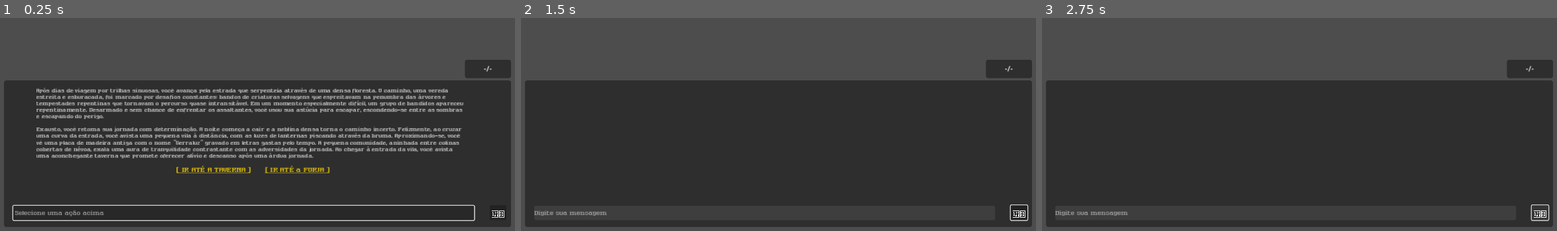
Above: before the commit, frames 1-3 (left to right).
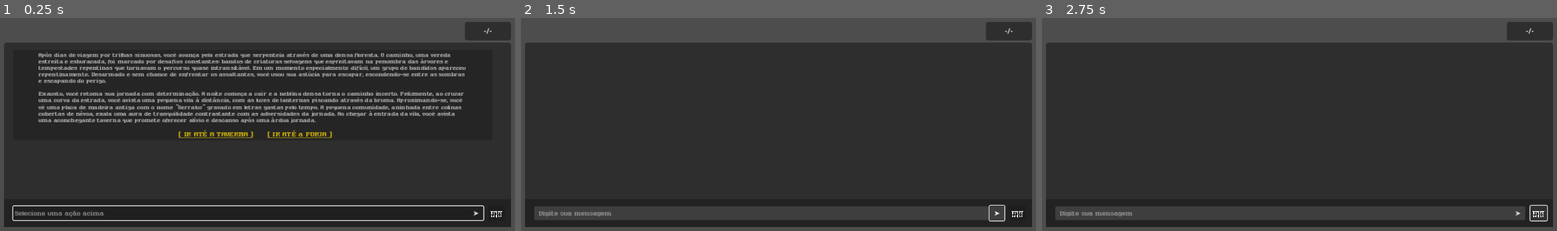
Above: after the commit, the same moments.

Repository: kelbg/serraluz
Game: Godot game, scene res://main.tscn
The game is run twice, just before and just after one commit, with the same random seed, the same clock (stepped at 60 frames per second) and the same inputs. The engine's default icon, where the game draws it, is replaced by a stand-in: a white triangle on a blue panel in a dark square. Sound files missing from this copy of the repository are replaced by a short silence.
Inputs (mouse positions are in pixels of both pictures, inside the frame that each line leads up to):
- Up to frame 1 (0.25 s): no input
- Up to frame 2 (1.5 s): click "🗑️" at 0.5 s; click (994, 213) at 1.25 s, where only the run after the commit has a clickable "➤"
- Up to frame 3 (2.75 s): click "🗑️" at 2 s

The runs differ from the first frame. In frame 1, 31% of the frame differs, in the area x 0-100%, y 1-99%; in frame 2, 18%; in frame 3, 18%.
Error in both runs: Trying to return value of type "Nil" from a function whose return type is "String". (res://scripts/GameController.gd:66)

Commit message:
improve chat style

Diff:
--- a/components/message_container.tscn
+++ b/components/message_container.tscn
@@ -1,43 +1,52 @@
-[gd_scene load_steps=4 format=3 uid="uid://q7mlu3p62o65"]
+[gd_scene load_steps=5 format=3 uid="uid://q7mlu3p62o65"]
 
 [ext_resource type="FontFile" uid="uid://s3y7ifk6uwkf" path="res://fonts/HopeGold.ttf" id="1_k20n3"]
 [ext_resource type="Texture2D" uid="uid://deb2u11k1fxqi" path="res://icon.svg" id="1_njv0p"]
 [ext_resource type="FontFile" uid="uid://gc62kgbwdw2" path="res://fonts/RulerGold.ttf" id="3_x1ysg"]
 
-[node name="MessageContainer" type="HBoxContainer"]
+[sub_resource type="StyleBoxFlat" id="StyleBoxFlat_52qjh"]
+content_margin_left = 15.0
+content_margin_top = 5.0
+content_margin_right = 5.0
+content_margin_bottom = 5.0
+bg_color = Color(0.144063, 0.144063, 0.144063, 1)
+corner_radius_top_left = 5
+corner_radius_top_right = 5
+corner_radius_bottom_right = 5
+corner_radius_bottom_left = 5
+
+[node name="MessageContainer" type="PanelContainer"]
 custom_minimum_size = Vector2(1040, 0)
+theme_override_styles/panel = SubResource("StyleBoxFlat_52qjh")
 
-[node name="CharacterInfoContainer" type="VBoxContainer" parent="."]
-custom_minimum_size = Vector2(80, 0)
+[node name="VBoxContainer" type="VBoxContainer" parent="."]
 layout_mode = 2
+theme_override_constants/separation = 5
 
-[node name="CharacterName" type="Label" parent="CharacterInfoContainer"]
+[node name="CharacterName" type="Label" parent="VBoxContainer"]
 layout_mode = 2
 size_flags_vertical = 3
 focus_mode = 2
+theme_override_colors/font_color = Color(0.425927, 0.527369, 0.774617, 0.752941)
 theme_override_fonts/font = ExtResource("1_k20n3")
 theme_override_font_sizes/font_size = 16
 text = "[CHARACTER]"
-horizontal_alignment = 1
 vertical_alignment = 1
-autowrap_mode = 3
 
-[node name="CharacterIconContainer" type="CenterContainer" parent="CharacterInfoContainer"]
+[node name="HBoxContainer" type="HBoxContainer" parent="VBoxContainer"]
 layout_mode = 2
+size_flags_horizontal = 0
+theme_override_constants/separation = 15
 
-[node name="CharacterIcon" type="TextureRect" parent="CharacterInfoContainer/CharacterIconContainer"]
+[node name="CharacterIcon" type="TextureRect" parent="VBoxContainer/HBoxContainer"]
 custom_minimum_size = Vector2(48, 48)
 layout_mode = 2
-size_flags_horizontal = 0
+size_flags_horizontal = 4
 size_flags_vertical = 4
 texture = ExtResource("1_njv0p")
 expand_mode = 1
 
-[node name="TextContainer" type="CenterContainer" parent="."]
-layout_mode = 2
-size_flags_horizontal = 3
-
-[node name="CharacterMessage" type="RichTextLabel" parent="TextContainer"]
+[node name="CharacterMessage" type="RichTextLabel" parent="VBoxContainer/HBoxContainer"]
 custom_minimum_size = Vector2(940, 0)
 layout_mode = 2
 size_flags_horizontal = 3
@@ -46,4 +55,6 @@
 theme_override_fonts/bold_font = ExtResource("3_x1ysg")
 theme_override_font_sizes/normal_font_size = 14
 bbcode_enabled = true
+text = "Lorem ipsum dolor sit amet, consectetur adipiscing elit. Ut nec neque mauris. Sed sit amet iaculis mi, eu pretium odio. Aliquam convallis arcu scelerisque nunc pretium facilisis. Maecenas sollicitudin nec orci ac lobortis. Etiam fringilla risus et felis imperdiet consectetur. Orci varius natoque penatibus et magnis dis parturient montes, nascetur ridiculus mus. Aenean pretium velit sapien, quis hendrerit magna maximus nec. Vestibulum varius fermentum lorem et interdum. Quisque diam erat, egestas at pulvinar id, viverra vel nisl. Praesent turpis massa, egestas at rutrum a, ultrices eget nibh. Sed non lectus luctus, suscipit eros ac, aliquam urna.
+"
 fit_content = true
--- a/components/system_message_container.tscn
+++ b/components/system_message_container.tscn
@@ -1,15 +1,32 @@
-[gd_scene load_steps=2 format=3 uid="uid://bbpdxd7tqw1k"]
+[gd_scene load_steps=3 format=3 uid="uid://b6urc3lubjr4k"]
 
 [ext_resource type="FontFile" uid="uid://gc62kgbwdw2" path="res://fonts/RulerGold.ttf" id="3_bkd5c"]
 
-[node name="MessageContainer" type="HBoxContainer"]
+[sub_resource type="StyleBoxFlat" id="StyleBoxFlat_52qjh"]
+content_margin_left = 15.0
+content_margin_top = 5.0
+content_margin_right = 5.0
+content_margin_bottom = 5.0
+bg_color = Color(0.144063, 0.144063, 0.144063, 1)
+corner_radius_top_left = 5
+corner_radius_top_right = 5
+corner_radius_bottom_right = 5
+corner_radius_bottom_left = 5
+
+[node name="MessageContainer" type="PanelContainer"]
 custom_minimum_size = Vector2(1040, 0)
+theme_override_styles/panel = SubResource("StyleBoxFlat_52qjh")
 
-[node name="TextContainer" type="CenterContainer" parent="."]
+[node name="VBoxContainer" type="VBoxContainer" parent="."]
 layout_mode = 2
-size_flags_horizontal = 3
+theme_override_constants/separation = 5
 
-[node name="CharacterMessage" type="RichTextLabel" parent="TextContainer"]
+[node name="HBoxContainer" type="HBoxContainer" parent="VBoxContainer"]
+layout_mode = 2
+size_flags_horizontal = 4
+theme_override_constants/separation = 15
+
+[node name="CharacterMessage" type="RichTextLabel" parent="VBoxContainer/HBoxContainer"]
 custom_minimum_size = Vector2(940, 0)
 layout_mode = 2
 size_flags_horizontal = 3
@@ -19,5 +36,6 @@
 theme_override_fonts/bold_font = ExtResource("3_bkd5c")
 theme_override_font_sizes/normal_font_size = 14
 bbcode_enabled = true
-text = "TEST"
+text = "Lorem ipsum dolor sit amet, consectetur adipiscing elit. Ut nec neque mauris. Sed sit amet iaculis mi, eu pretium odio. Aliquam convallis arcu scelerisque nunc pretium facilisis. Maecenas sollicitudin nec orci ac lobortis. Etiam fringilla risus et felis imperdiet consectetur. Orci varius natoque penatibus et magnis dis parturient montes, nascetur ridiculus mus. Aenean pretium velit sapien, quis hendrerit magna maximus nec. Vestibulum varius fermentum lorem et interdum. Quisque diam erat, egestas at pulvinar id, viverra vel nisl. Praesent turpis massa, egestas at rutrum a, ultrices eget nibh. Sed non lectus luctus, suscipit eros ac, aliquam urna.
+"
 fit_content = true
--- a/main.tscn
+++ b/main.tscn
@@ -17,7 +17,16 @@
 corner_radius_bottom_right = 5
 corner_radius_bottom_left = 5
 
+[sub_resource type="StyleBoxFlat" id="StyleBoxFlat_rea1l"]
+content_margin_left = 20.0
+content_margin_top = 15.0
+content_margin_right = 60.0
+content_margin_bottom = 15.0
+bg_color = Color(0.133333, 0.133333, 0.133333, 1)
+
 [sub_resource type="StyleBoxFlat" id="StyleBoxFlat_r25pw"]
+content_margin_left = 10.0
+content_margin_right = 30.0
 bg_color = Color(0.243137, 0.243137, 0.243137, 1)
 corner_radius_top_left = 4
 corner_radius_top_right = 4
@@ -47,9 +56,9 @@
 [node name="ResponseLengthContainer" type="PanelContainer" parent="UI"]
 layout_mode = 0
 offset_left = 1026.0
-offset_top = 259.0
+offset_top = 177.0
 offset_right = 1126.0
-offset_bottom = 299.0
+offset_bottom = 217.0
 theme_override_styles/panel = SubResource("StyleBoxFlat_mial8")
 
 [node name="ResponseLength" type="Label" parent="UI/ResponseLengthContainer"]
@@ -67,7 +76,7 @@
 anchor_right = 0.5
 anchor_bottom = 0.5
 offset_left = -550.0
-offset_top = -20.0
+offset_top = -102.0
 offset_right = 550.0
 offset_bottom = 298.0
 grow_horizontal = 2
@@ -89,34 +98,54 @@
 message_template = ExtResource("2_50mcd")
 system_message_template = ExtResource("7_7rqwm")
 chat_container = NodePath("ScrollContainer/ChatContainer")
-input = NodePath("Input")
+input = NodePath("PanelContainer/Input")
 scroll_container = NodePath("ScrollContainer")
 audio_player = NodePath("../../AudioStreamPlayer")
 response_length_display = NodePath("../ResponseLengthContainer/ResponseLength")
 
-[node name="Input" type="LineEdit" parent="UI/ChatPanel"]
-layout_mode = 2
-offset_left = 20.0
-offset_top = 272.0
-offset_right = 1020.0
-offset_bottom = 303.0
+[node name="PanelContainer" type="PanelContainer" parent="UI/ChatPanel"]
+custom_minimum_size = Vector2(0, 60)
+layout_mode = 1
+anchors_preset = 12
+anchor_top = 1.0
+anchor_right = 1.0
+anchor_bottom = 1.0
 grow_horizontal = 2
 grow_vertical = 0
+theme_override_styles/panel = SubResource("StyleBoxFlat_rea1l")
+
+[node name="Input" type="LineEdit" parent="UI/ChatPanel/PanelContainer"]
+layout_mode = 2
 theme_override_fonts/font = ExtResource("8_vtrk3")
 theme_override_font_sizes/font_size = 16
 theme_override_styles/normal = SubResource("StyleBoxFlat_r25pw")
 
-[node name="ClearButton" type="Button" parent="UI/ChatPanel"]
+[node name="SendButton" type="Button" parent="UI/ChatPanel/PanelContainer/Input"]
 layout_mode = 1
 anchors_preset = 3
 anchor_left = 1.0
 anchor_top = 1.0
 anchor_right = 1.0
 anchor_bottom = 1.0
-offset_left = -42.0
-offset_top = -47.0
-offset_right = -10.0
-offset_bottom = -15.0
+offset_left = -32.0
+offset_top = -31.0
+offset_bottom = 1.0
+grow_horizontal = 0
+grow_vertical = 0
+text = "➤"
+flat = true
+
+[node name="ClearButton" type="Button" parent="UI/ChatPanel"]
+layout_mode = 1
+anchors_preset = 3
+anchor_left = 1.0
+anchor_top = 1.0
+anchor_right = 1.0
+anchor_bottom = 1.0
+offset_left = -45.0
+offset_top = -46.0
+offset_right = -13.0
+offset_bottom = -14.0
 grow_horizontal = 0
 grow_vertical = 0
 text = "🗑️"
@@ -129,13 +158,14 @@
 offset_left = 20.0
 offset_top = 15.0
 offset_right = -20.0
-offset_bottom = -56.0
+offset_bottom = -70.0
 grow_horizontal = 2
 grow_vertical = 2
 
 [node name="ChatContainer" type="VBoxContainer" parent="UI/ChatPanel/ScrollContainer"]
-custom_minimum_size = Vector2(1040, 247)
-layout_mode = 2
+custom_minimum_size = Vector2(1040, 300)
+layout_mode = 2
+size_flags_vertical = 3
 
 [node name="HBoxContainer" type="HBoxContainer" parent="UI"]
 visible = false
@@ -195,4 +225,5 @@
 [connection signal="typing_char_added" from="UI/ChatPanel" to="UI/ChatPanel" method="_on_typing_char_added"]
 [connection signal="typing_finished" from="UI/ChatPanel" to="UI/ChatPanel" method="_on_typing_finished"]
 [connection signal="typing_started" from="UI/ChatPanel" to="UI/ChatPanel" method="_on_typing_started"]
+[connection signal="pressed" from="UI/ChatPanel/PanelContainer/Input/SendButton" to="UI/ChatPanel" method="_on_send_pressed"]
 [connection signal="pressed" from="UI/ChatPanel/ClearButton" to="UI/ChatPanel" method="_on_clear_pressed"]
--- a/scripts/ChatController.gd
+++ b/scripts/ChatController.gd
@@ -69,10 +69,10 @@
 		new_msg = system_message_template.instantiate()
 	else:
 		new_msg = message_template.instantiate()
-		new_msg.get_node("CharacterInfoContainer/CharacterName").text = from.name
-		new_msg.get_node("CharacterInfoContainer/CharacterIconContainer/CharacterIcon").texture = from.icon
-
-	new_msg.get_node("TextContainer/CharacterMessage").text = msg
+		new_msg.get_node("VBoxContainer/CharacterName").text = from.name.to_upper()
+		new_msg.get_node("VBoxContainer/HBoxContainer/CharacterIcon").texture = from.icon
+
+	new_msg.get_node("VBoxContainer/HBoxContainer/CharacterMessage").text = msg
 	chat_container.add_child(new_msg)
 	return new_msg
 
@@ -101,7 +101,7 @@
 	toggle_input(false)
 	typing_started.emit()
 
-	var text_field: RichTextLabel = chat_msg.get_node("TextContainer/CharacterMessage")
+	var text_field: RichTextLabel = chat_msg.get_node("VBoxContainer/HBoxContainer/CharacterMessage")
 	while text_field.visible_characters < text_field.text.length():
 		text_field.visible_characters += 1
 		typing_char_added.emit()
@@ -114,8 +114,9 @@
 		response_length_display.text = "-/-"
 		return
 
-	var visible_chars: int = text_stream_chat_msg.get_node("TextContainer/CharacterMessage").visible_characters
-	var total_chars: int = text_stream_chat_msg.get_node("TextContainer/CharacterMessage").text.length()
+	var chat_msg := text_stream_chat_msg.get_node("VBoxContainer/HBoxContainer/CharacterMessage")
+	var visible_chars: int = chat_msg.visible_characters
+	var total_chars: int = chat_msg.text.length()
 
 	response_length_display.text = "%s/%s" % [visible_chars, total_chars]
 
@@ -143,7 +144,7 @@
 
 # Adiciona links que o jogador pode clicar para executar uma ação no chat
 func add_chat_actions(chat_msg_container: Node, actions: Array) -> void:
-	var msg := chat_msg_container.get_node("TextContainer/CharacterMessage")
+	var msg := chat_msg_container.get_node("VBoxContainer/HBoxContainer/CharacterMessage")
 
 	if !msg.is_connected("meta_clicked", _on_meta_clicked):
 		msg.connect("meta_clicked", _on_meta_clicked)
@@ -175,6 +176,9 @@
 func _on_clear_pressed() -> void:
 	start_new_chat()
 
+func _on_send_pressed() -> void:
+	_on_input_text_submitted(input.text)
+
 # Move a barra de rolagem para o final sempre que novas mensagens forem adicionadas
 func _on_scrollbar_changed() -> void:
 	scroll_container.scroll_vertical = int(scrollbar.max_value)
@@ -182,7 +186,7 @@
 func _on_request_sent() -> void:
 	# Texto inicialmente vazio pois a msg ainda será transmitida aos poucos via text streaming
 	text_stream_chat_msg = add_chat_message(character, "")
-	text_stream_chat_msg.get_node("TextContainer/CharacterMessage").visible_characters = 0
+	text_stream_chat_msg.get_node("VBoxContainer/HBoxContainer/CharacterMessage").visible_characters = 0
 	toggle_input(false)
 
 func _on_text_stream_started() -> void:
@@ -191,7 +195,7 @@
 	animate_text(text_stream_chat_msg)
 
 func _on_text_stream_data_received(chunk: String) -> void:
-	text_stream_chat_msg.get_node("TextContainer/CharacterMessage").text += chunk
+	text_stream_chat_msg.get_node("VBoxContainer/HBoxContainer/CharacterMessage").text += chunk
 	messages[-1]["content"] += chunk
 
 func _on_text_stream_finished(_full_response: String) -> void:
Not shown: 2 places in main.tscn that only renumber resources
